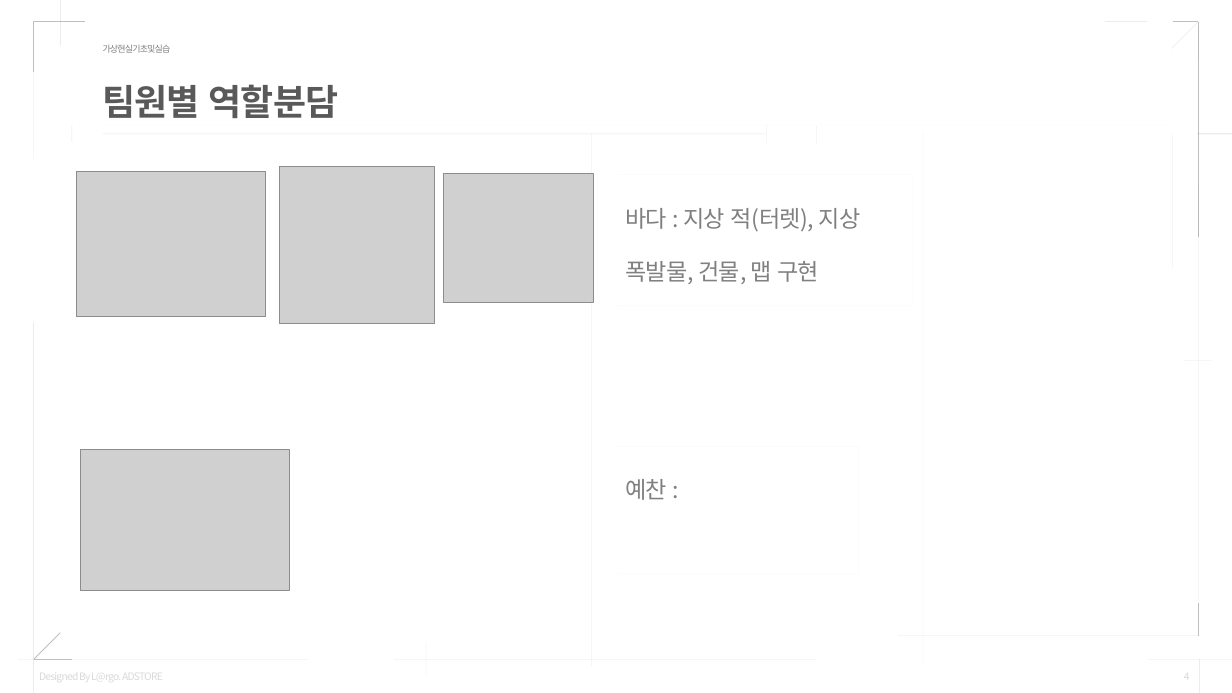
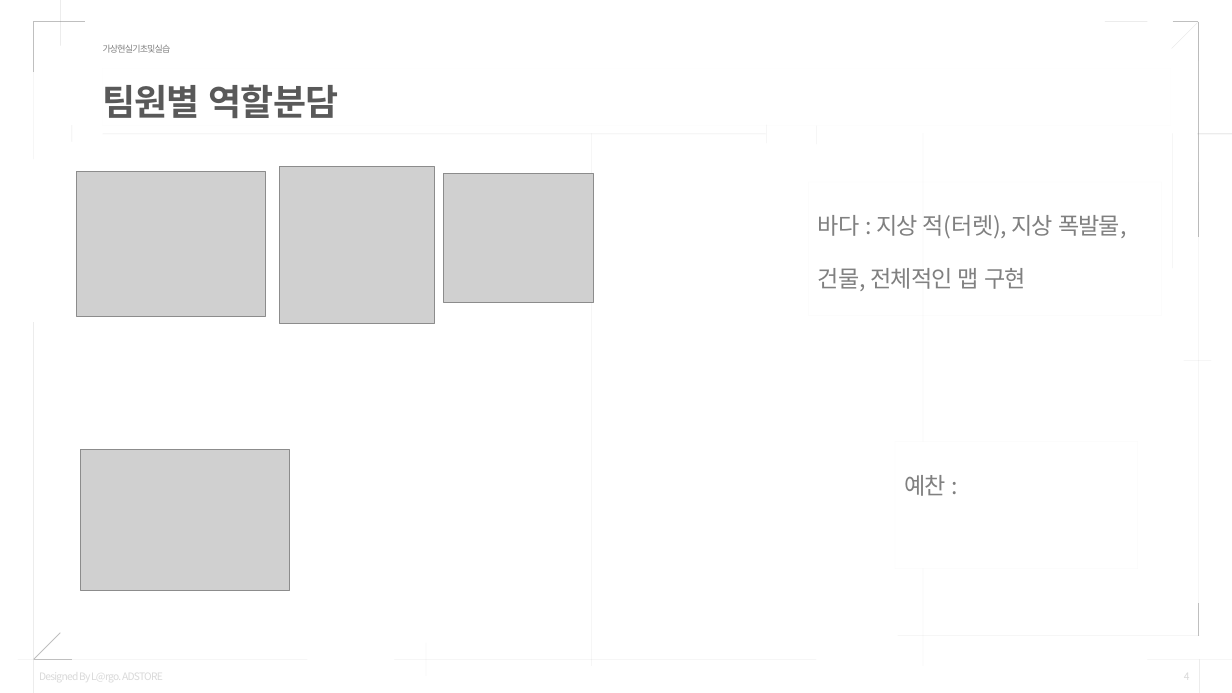
Before and after one commit to Mellow1213/VRProject_2022_1, a slide deck: slide 4 of 텀프로젝트_결과발표_20205220이바다20205262최예찬.pptx. Drawn at 1232x693 pixels with LibreOffice and Linux fonts; fonts in the diff are those of the drawing; grey boxes stand for pictures. Boxes give left, top, right and bottom in pixels: in the first picture for what was removed or moved away, otherwise in the second. Text is boxed around its words. In the diff, an @@ line names an element or a change of style, - is before the commit and + after.

```diff
--- a/텀프로젝트_결과발표_20205220이바다20205262최예찬.pptx
+++ b/텀프로젝트_결과발표_20205220이바다20205262최예찬.pptx
@@ text "바다 : 지상 적(터렛), 지상 ...": place and size @@
-text "바다 : 지상 적(터렛), 지상 ..." at [616, 175, 913, 306]
+text "바다 : 지상 적(터렛), 지상 ..." at [809, 182, 1162, 315]
@@ text at [818, 215, 1127, 291]: text changed @@
-바다 : 지상 적(터렛), 지상 폭발물, 건물, 맵 구현
+바다 : 지상 적(터렛), 지상 폭발물, 건물, 전체적인 맵 구현
@@ rectangle "예찬 :": place and size @@
-rectangle "예찬 :" at [616, 446, 860, 574]
+rectangle "예찬 :" at [896, 442, 1139, 569]
```
Also in this commit, not shown: 3 other slides changed, 5 other files.
